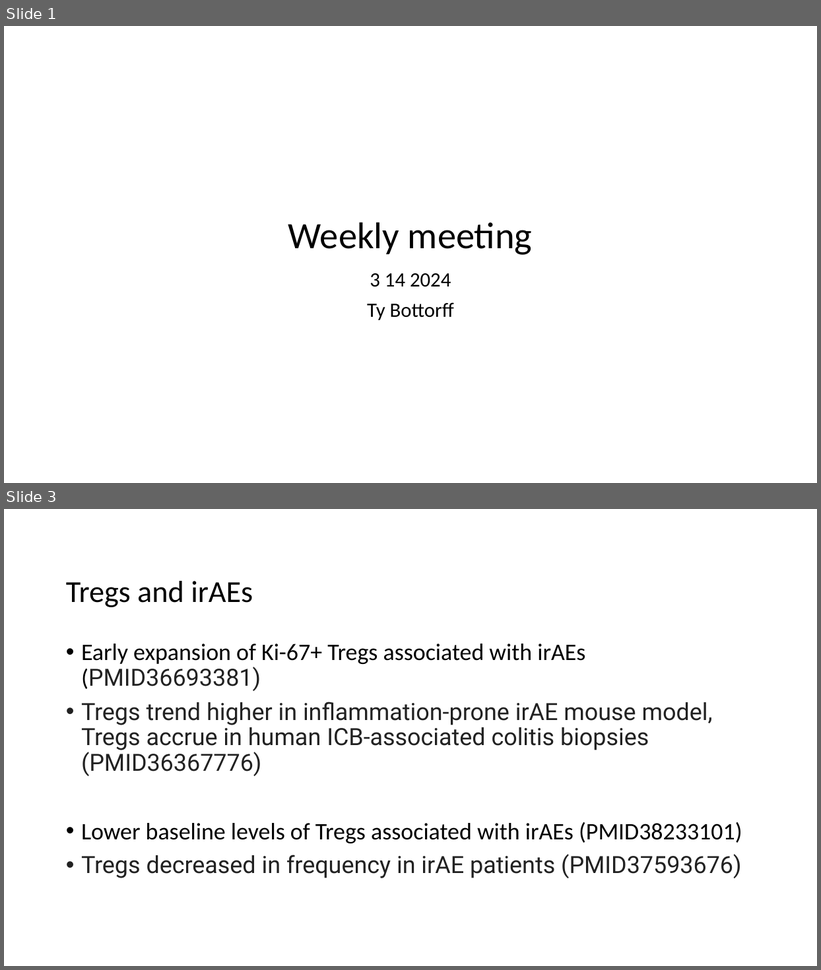
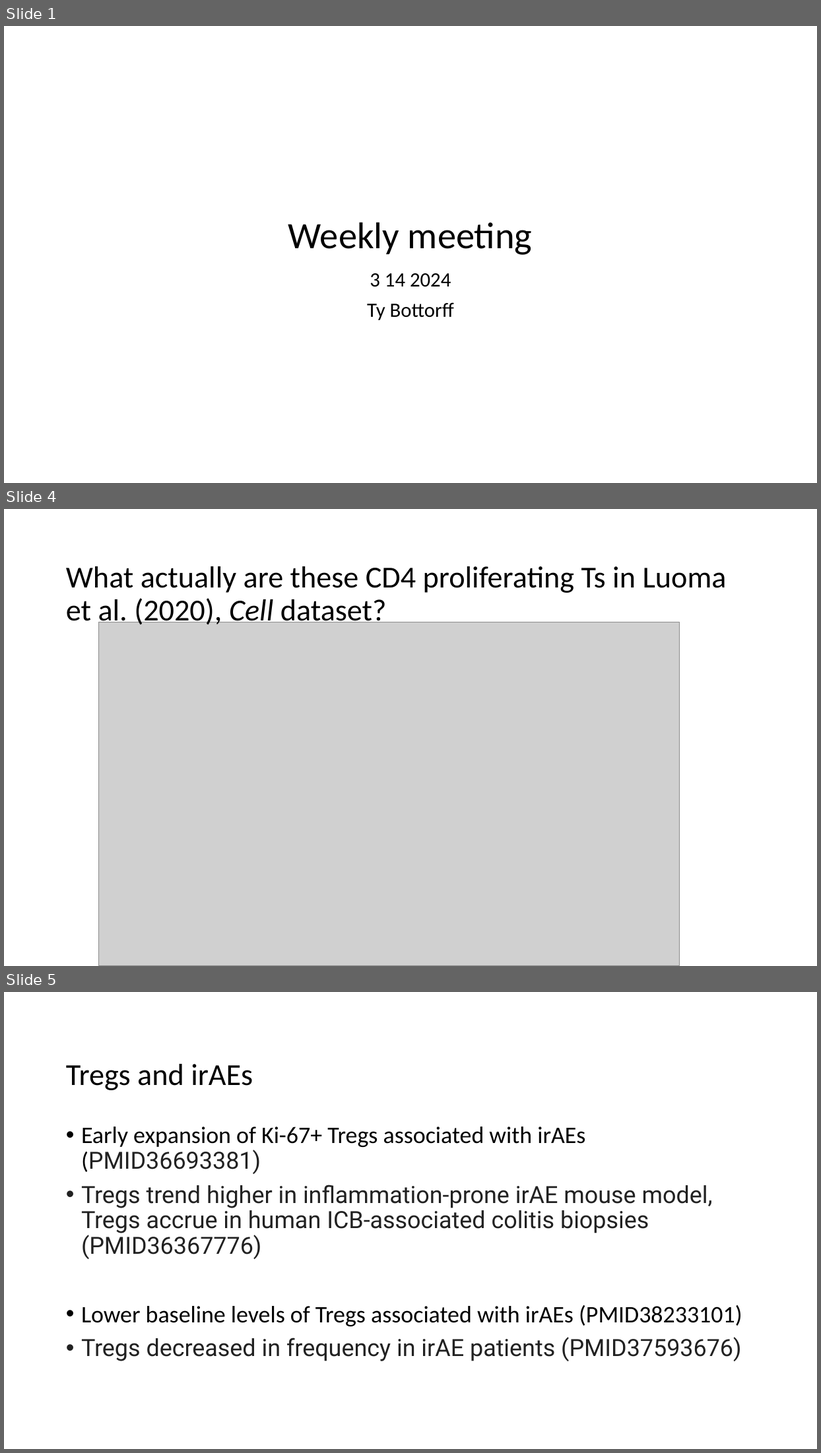
Before and after one commit to tybottorff/bottorffdocs, a slide deck: presentations/weekly_meetings/3_14_24.pptx. Shown one above the other, each under a label of ours: slides 1 and 3 before the commit, slides 1, 4 and 5 after it; the slides between them are not shown. The pictures are 821x970 and 821x1453 pixels, drawn with LibreOffice and Linux fonts; fonts in the diff are those of the drawing; grey boxes stand for pictures. Boxes give left, top, right and bottom in pixels: in the first picture for what was removed or moved away, otherwise in the second. Text is boxed around its words. In the diff, an @@ line names an element or a change of style, - is before the commit and + after.

```diff
--- a/presentations/weekly_meetings/3_14_24.pptx
+++ b/presentations/weekly_meetings/3_14_24.pptx
@@ slide 4 added at bbox=[4, 509, 817, 966], background #FFFFFF @@
@@ title added at bbox=[66, 566, 727, 628], 36 pt, text #000000 @@
+What actually are these CD4 proliferating Ts in Luoma et al. (2020), Cell dataset?
@@ picture added at bbox=[98, 623, 679, 966] @@
@@ what was slide 3 is now slide 5 @@
```
Also in this commit, not shown: 1 slide changed, 4 other slides added, 2 slides removed, 1 other file.
